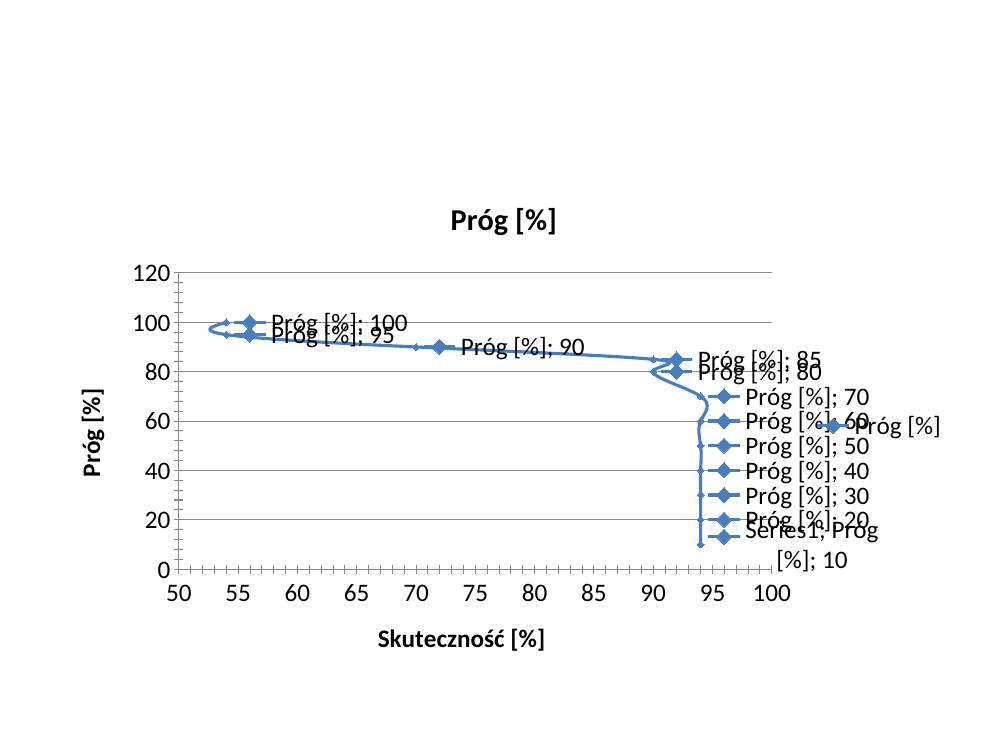
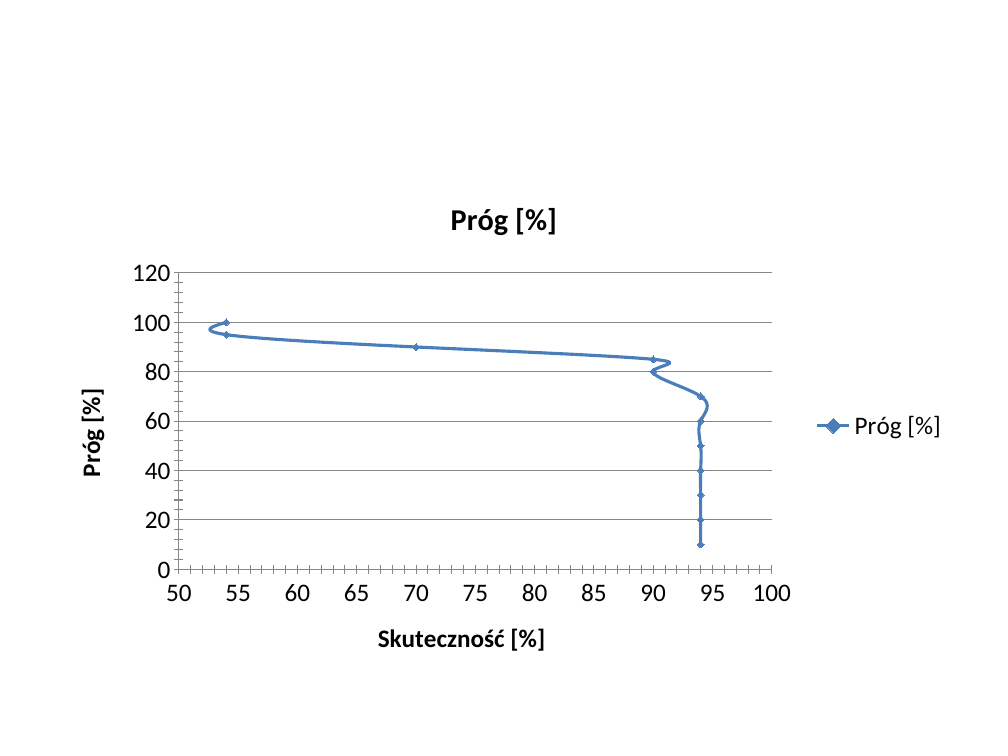
Before and after one commit to kaczanmo/projekt_j_nat_2013, a slide deck: slide 7 of prezentacja1/prezentacja1.pptx (slide 6 before the commit). Drawn at 1008x756 pixels with LibreOffice and Linux fonts; fonts in the diff are those of the drawing. Boxes give left, top, right and bottom in pixels: in the first picture for what was removed or moved away, otherwise in the second. Text is boxed around its words. In the diff, an @@ line names an element or a change of style, - is before the commit and + after.

```diff
--- a/prezentacja1/prezentacja1.pptx
+++ b/prezentacja1/prezentacja1.pptx
@@ scatter smooth chart at (50, 176, 958, 675) @@
@@ data labels of Próg [%] removed @@
```
Also in this commit, not shown: 1 other slide changed, 1 slide added.
